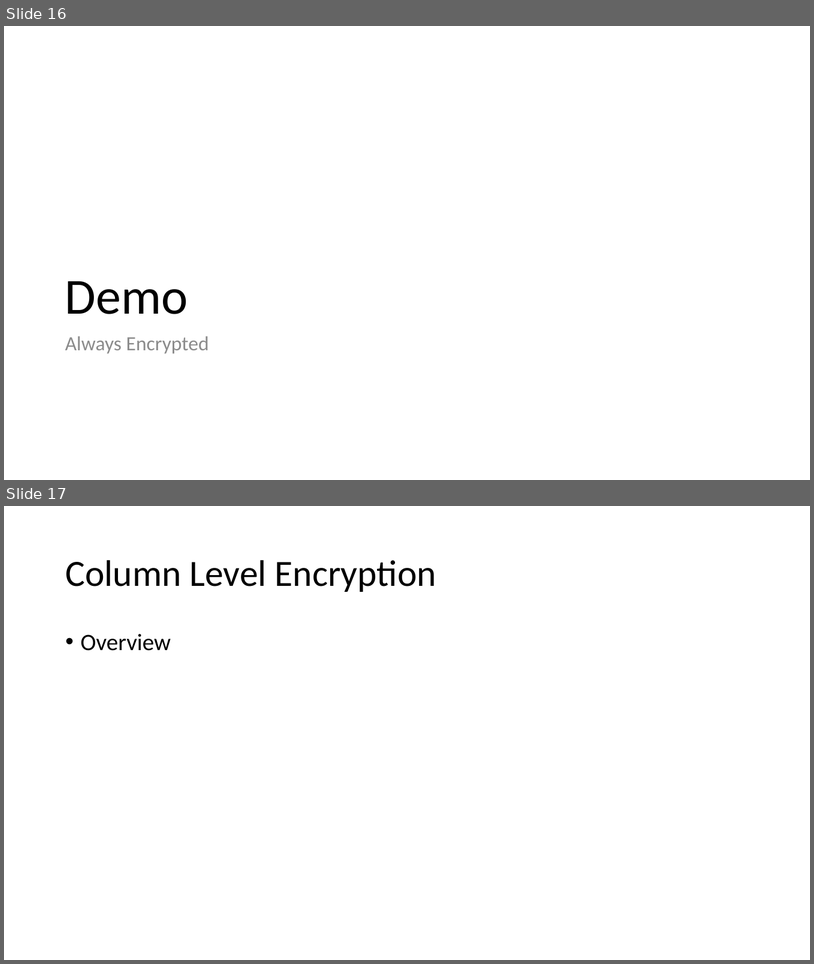
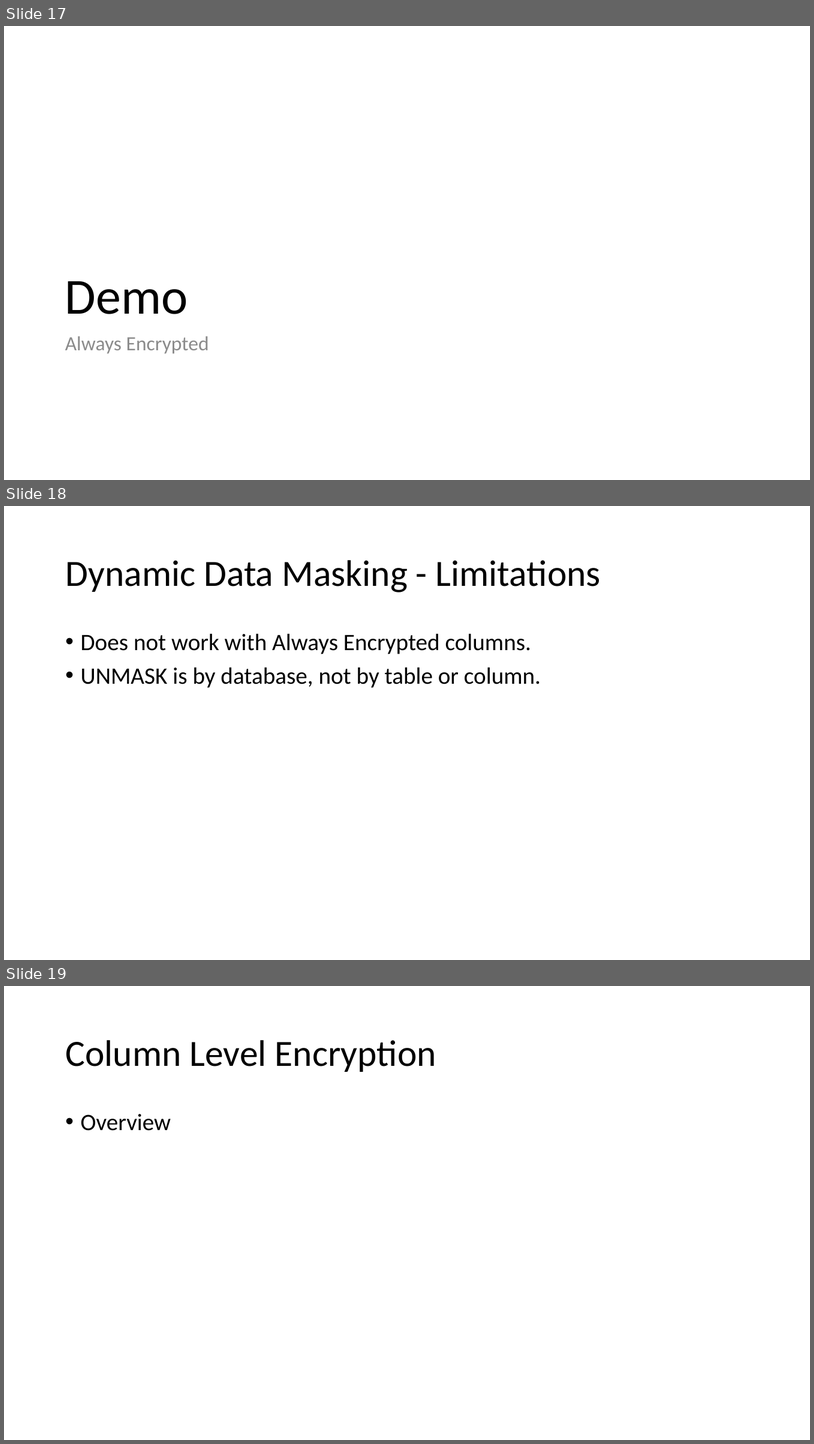
Before and after one commit to way0utwest/EndtoEndEncryptedSQL2016, a slide deck: end to end encryption with SQL 2016.pptx. Shown one above the other, each under a label of ours: slides 16 and 17 before the commit, slides 17, 18 and 19 after it. The pictures are 814x964 and 814x1444 pixels, drawn with LibreOffice and Linux fonts; fonts in the diff are those of the drawing. Boxes give left, top, right and bottom in pixels: in the first picture for what was removed or moved away, otherwise in the second. Text is boxed around its words. In the diff, an @@ line names an element or a change of style, - is before the commit and + after.

```diff
--- a/end to end encryption with SQL 2016.pptx
+++ b/end to end encryption with SQL 2016.pptx
@@ slide 18 added at (x1=4, y1=506, x2=810, y2=960), background #FFFFFF @@
@@ title added at (x1=65, y1=560, x2=601, y2=592), 44 pt, text #000000 @@
+Dynamic Data Masking - Limitations
@@ text added at (x1=81, y1=633, x2=541, y2=688), 28 pt, text #000000 @@
+• Does not work with Always Encrypted columns.
+• UNMASK is by database, not by table or column.
@@ what was slide 16 is now slide 17 @@
@@ what was slide 17 is now slide 19 @@
```
Also in this commit, not shown: 1 slide changed, 3 other slides added, 5 other files.
